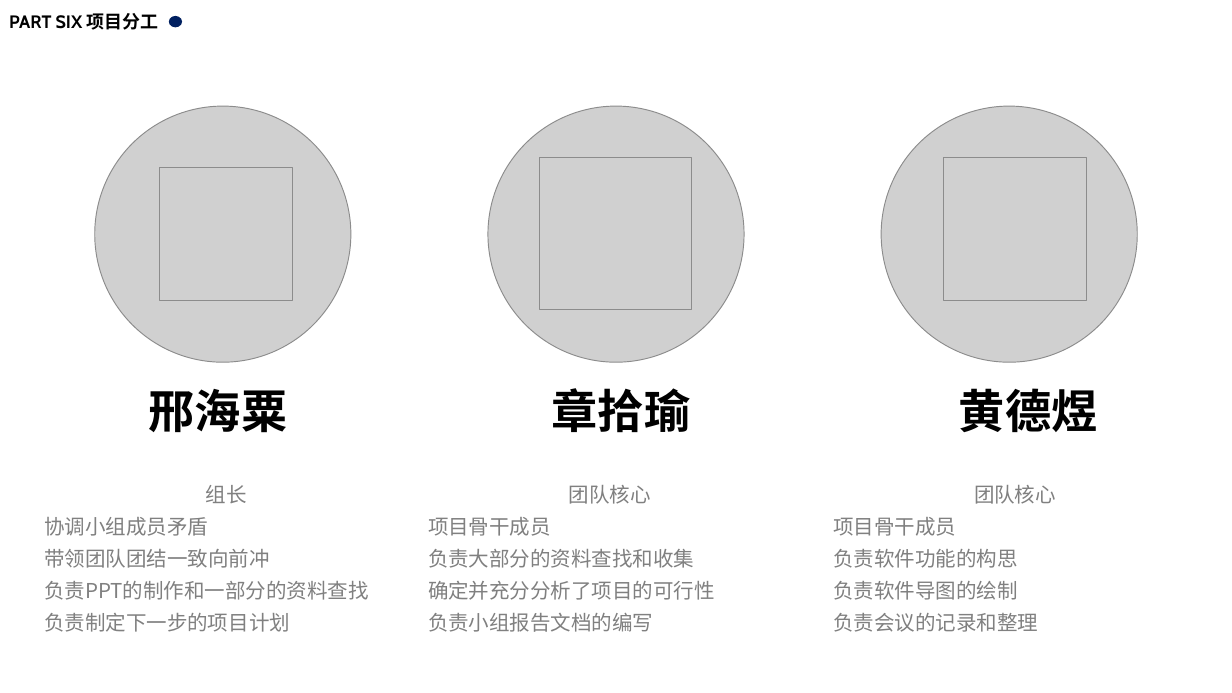
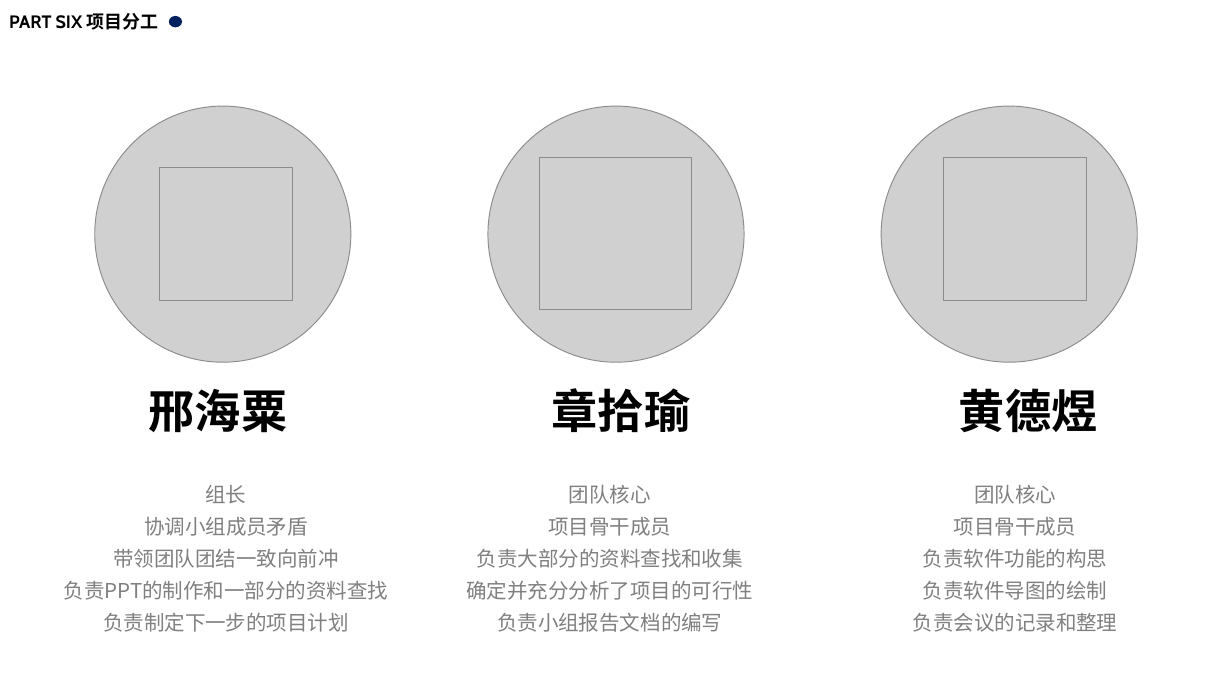
Before and after one commit to ZUCC-SE2020-2021-1-G06/Fishes_Music, a slide deck: slide 21 of ppt/SE2020-G06-小组预备作业.pptx (slide 18 before the commit). Drawn at 1232x693 pixels with LibreOffice and Linux fonts; fonts in the diff are those of the drawing; grey boxes stand for pictures. Boxes give left, top, right and bottom in pixels: in the first picture for what was removed or moved away, otherwise in the second. Text is boxed around its words. In the diff, an @@ line names an element or a change of style, - is before the commit and + after.

```diff
--- a/ppt/SE2020-G06-小组预备作业.pptx
+++ b/ppt/SE2020-G06-小组预备作业.pptx
@@ text at bbox=[64, 517, 388, 632]: alignment left to centre @@
@@ text at bbox=[466, 517, 753, 632]: alignment left to centre @@
@@ text at bbox=[913, 517, 1118, 632]: alignment left to centre @@
```
Also in this commit, not shown: 4 other slides changed, 3 slides added.
